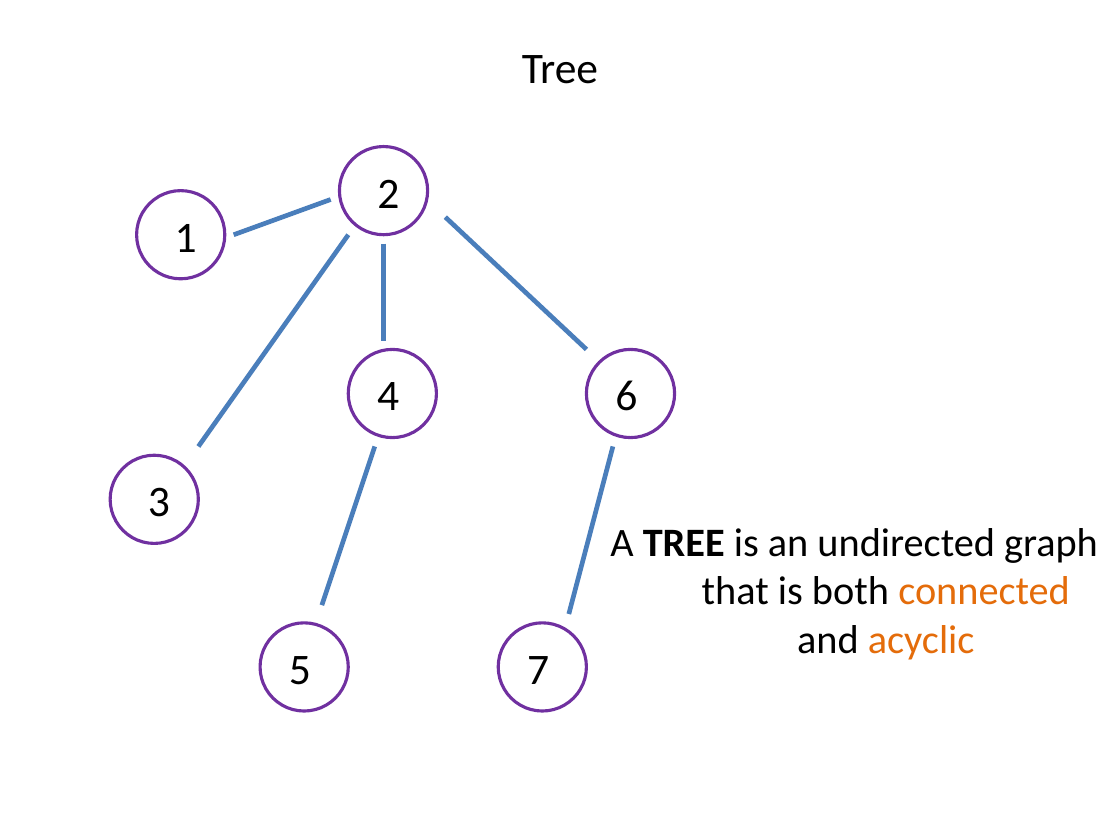
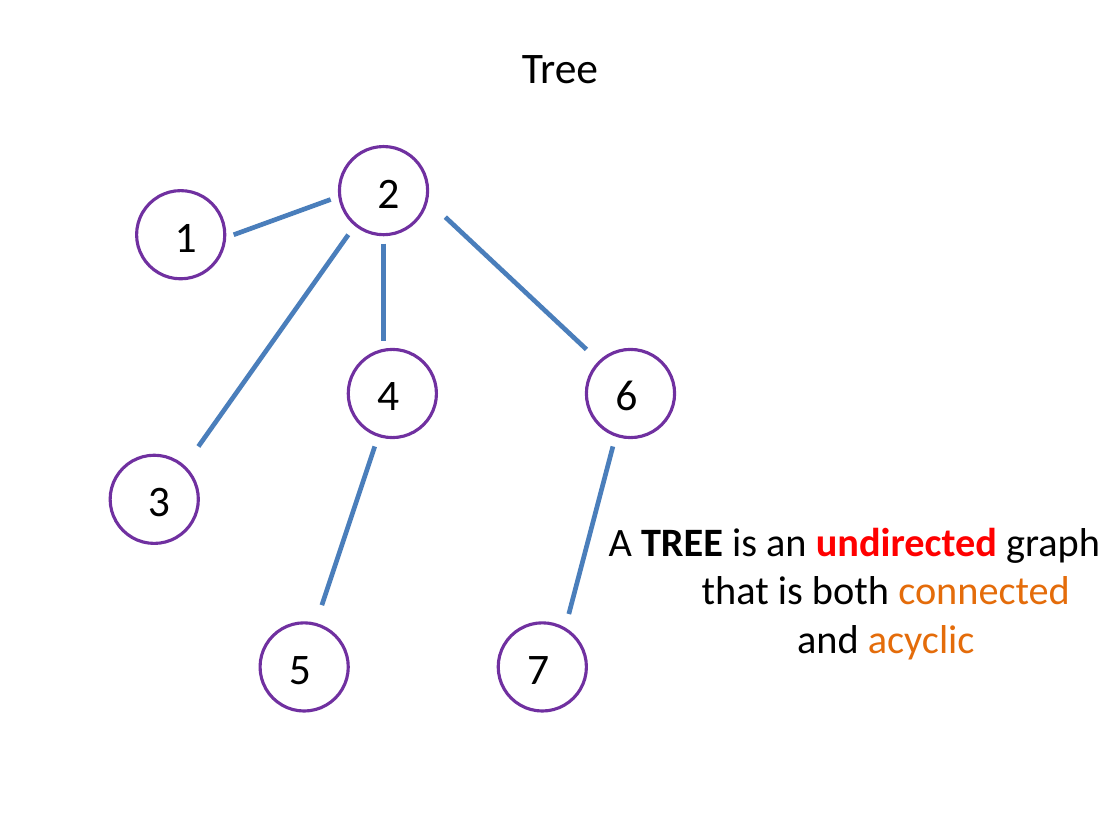
Before and after one commit to SteinbergOB/GraphAlgorithms_en, a slide deck: slide 69 of Presentation/Lection 0.pptx (slide 66 before the commit). Drawn at 1120x840 pixels with LibreOffice and Linux fonts; fonts in the diff are those of the drawing. Boxes give left, top, right and bottom in pixels: in the first picture for what was removed or moved away, otherwise in the second. Text is boxed around its words. In the diff, an @@ line names an element or a change of style, - is before the commit and + after.

```diff
--- a/Presentation/Lection 0.pptx
+++ b/Presentation/Lection 0.pptx
@@ text "A TREE is an undirected ..." at bbox=[609, 527, 1100, 660]: text colour #000000 to #FF0000, bold on in "undirected" @@
```
Also in this commit, not shown: 15 other slides changed, 7 slides added, 2 slides removed, 1 other file.
